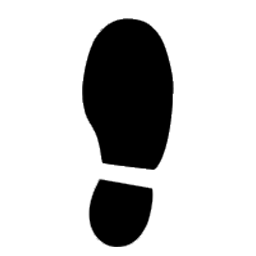
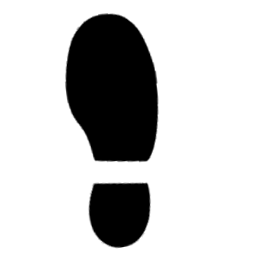
Before/after of a w=256, h=256 layered artwork. What changed in the layer stack:
added layer "Layer 4" above "Layer 3" over [64, 13, 160, 163]
added layer "Layer 3" above "Layer 2 copy" over [88, 181, 152, 249]
hid "Layer 2" over [82, 18, 174, 247]
